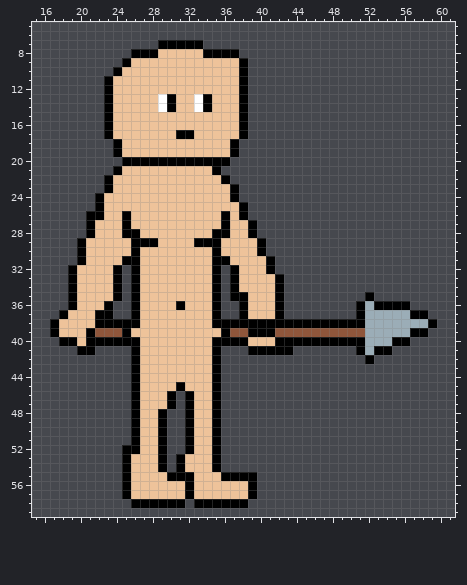
Pixel-art file -- mammoth_mayhem/Assets/textures/ASE files/base.ase. Above, as it was before the edit.
64x64 pixels, 1 frame. Shown: x 15..61, y 5..59.
After:
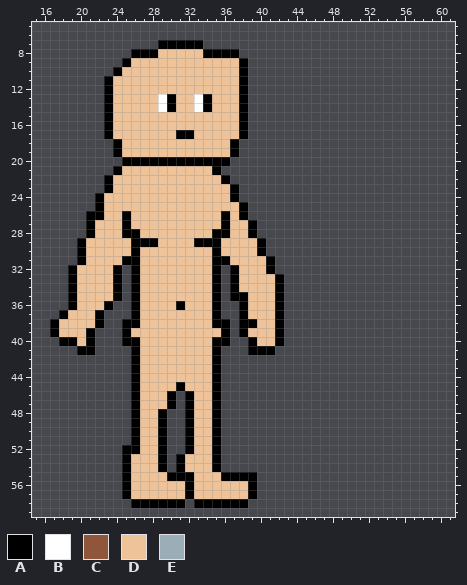
Palette (. is transparent): A #000000  B #ffffff  C #8f563b  D #eec39a  E #9badb7
The commit says: removed spear from base and fixed cane
Difference:
Changed rows in their new state; - is an unchanged pixel.
first column x 22:
35 ------------------------------.-------
36 -----------------------------......---
37 -.---------------------------........-
38 -..------------.--DD-.................
39 ...------------.ADDDA................-
40 ...------------..A---..............---
41 --------------------..-------....-----
42 ------------------------------.-------
